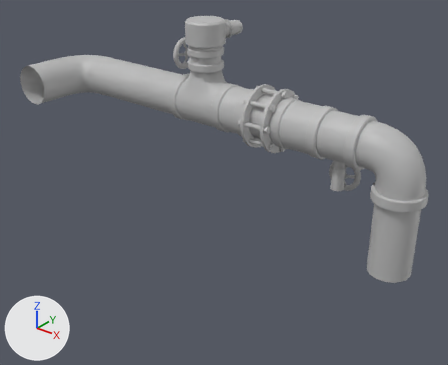
The FBX model Assets/Art_Assets/Streets/FireHydrant/SM_FireHydrant.fbx: old version first, new version second.
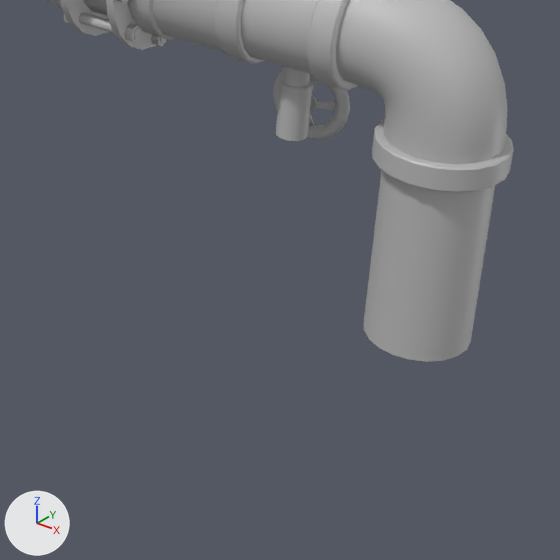
Each version appears first whole from a 50 mm lens placed at (1.191, -1.328, 0.998), pointed at (0.067, 0.077, 0.127), and next in a close-up on the part from 48% to 100% of the width and 36% to 100% of the height. Every picture has the same lights, and +X, +Y and +Z are marked at lower left. Where no turn or scale is listed for an object, it has been applied to the vertices. Vertices at the same position are counted once.

The first close-up shows 'SM_FireHydrant'.
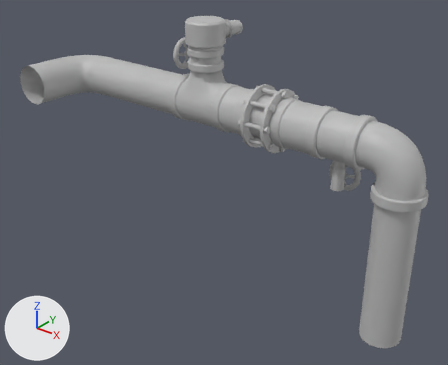
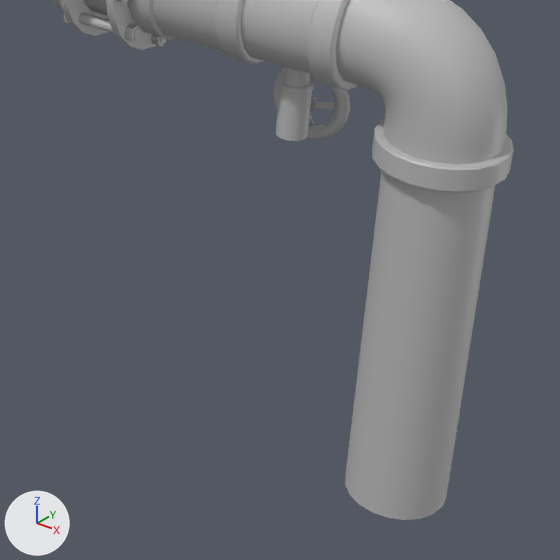
The newer file is also rescaled (x1.5), turned or shifted as a whole; pictures and numbers use the older file's frame.

Changed parts and their boxes (x1, y1, x2, y2) in the close-ups (560 x 560 px; the box of a moved part takes in the faces that stretch with it):
```json
{"object": "SM_FireHydrant", "change": "reshaped", "before": [46, 0, 514, 362], "after": [46, 0, 514, 520]}
{"part": 1, "of": "me_mesh", "change": "moved or reshaped", "before": [364, 170, 495, 362], "after": [345, 170, 495, 520]}
```

Scene script edits in JSON lines:
```json
{"block": "me_mesh", "where": "me_mesh.from_pydata(...)  # 4863 vertices, 4907 faces; spans x -0.703..0.703, y -0.189..0.164, z -0.311..0.311"}
{"block": "me_mesh", "where": "# used by ob_sm_firehydrant; location = (0.0, 0.078, 0.311)"}
{"block": "me_mesh", "change": "me_mesh part 1: all 20 vertices in x 0.566..0.69, y -0.013..0.111, z -0.311 are moved by (0.0, 0.0, -0.231)"}
```
